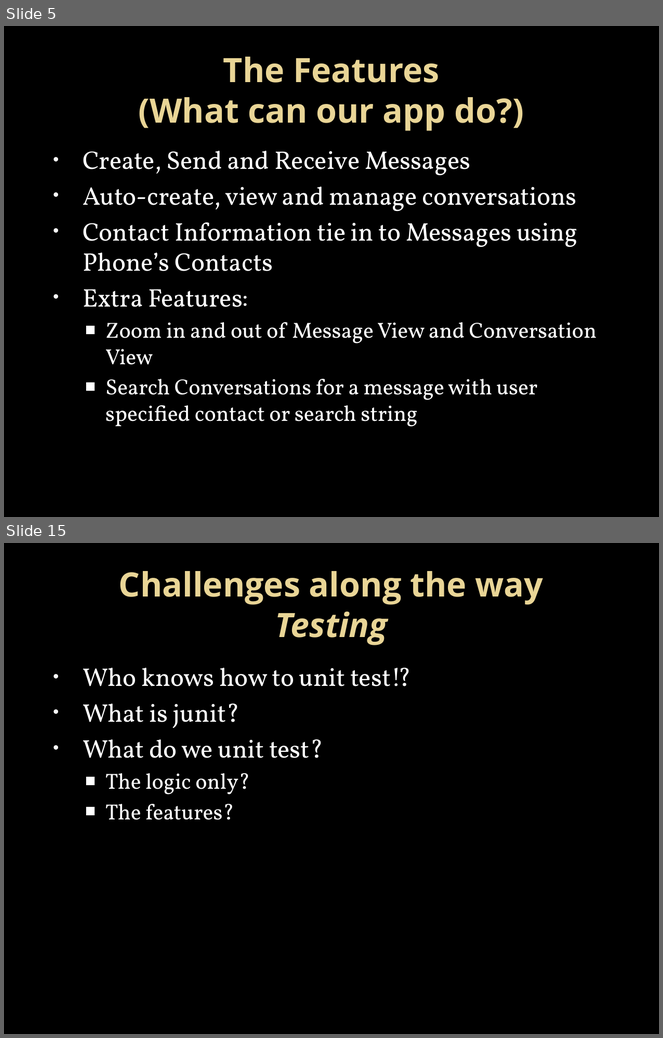
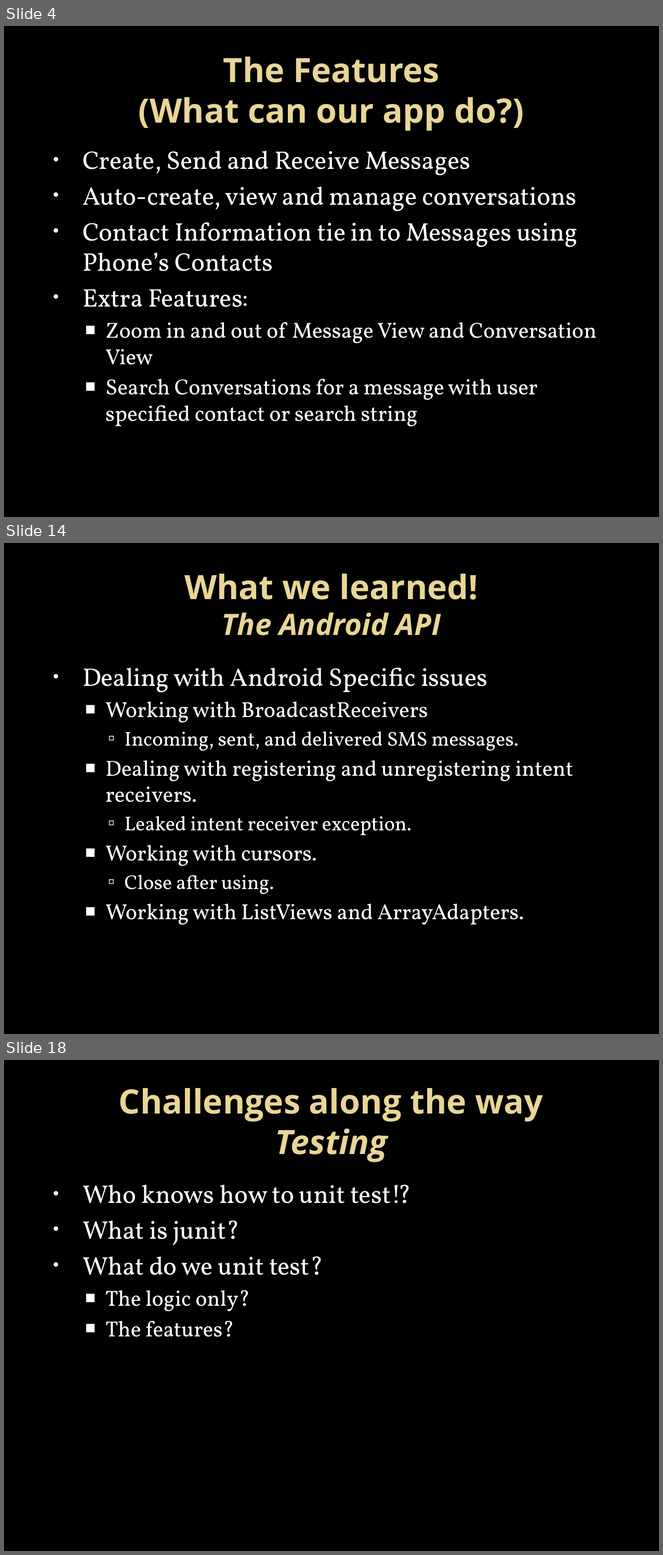
Before and after one commit to kbaileyky/CS5103-SMS, a slide deck: Documents/Presentation/CS5103 SMS MSGR .pptx. Shown one above the other, each under a label of ours: slides 5 and 15 before the commit, slides 4, 14 and 18 after it; the slides between them are not shown. The pictures are 663x1038 and 663x1555 pixels, drawn with LibreOffice and Linux fonts; fonts in the diff are those of the drawing; background and template pictures are left out. Boxes give left, top, right and bottom in pixels: in the first picture for what was removed or moved away, otherwise in the second. Text is boxed around its words. In the diff, an @@ line names an element or a change of style, - is before the commit and + after.

```diff
--- a/Documents/Presentation/CS5103 SMS MSGR .pptx
+++ b/Documents/Presentation/CS5103 SMS MSGR .pptx
@@ slide 14 added at (x1=4, y1=543, x2=659, y2=1034), background picture (left out) @@
@@ title added at (x1=184, y1=574, x2=478, y2=636), 36.9 pt, text gradient #EAD696 to #E7D081, bold @@
+What we learned!
+The Android API
@@ text added at (x1=83, y1=668, x2=573, y2=925), 24 pt, text #FFFFFF @@
+• Dealing with Android Specific issues
+  ■ Working with BroadcastReceivers
+    ▫ Incoming, sent, and delivered SMS messages.
+  ■ Dealing with registering and unregistering intent receivers.
+    ▫ Leaked intent receiver exception.
+  ■ Working with cursors.
+    ▫ Close after using.
+  ■ Working with ListViews and ArrayAdapters.
@@ what was slide 5 is now slide 4 @@
@@ what was slide 15 is now slide 18 @@
```
Also in this commit, not shown: 11 slides changed, 3 other slides added, 3 slides removed.
